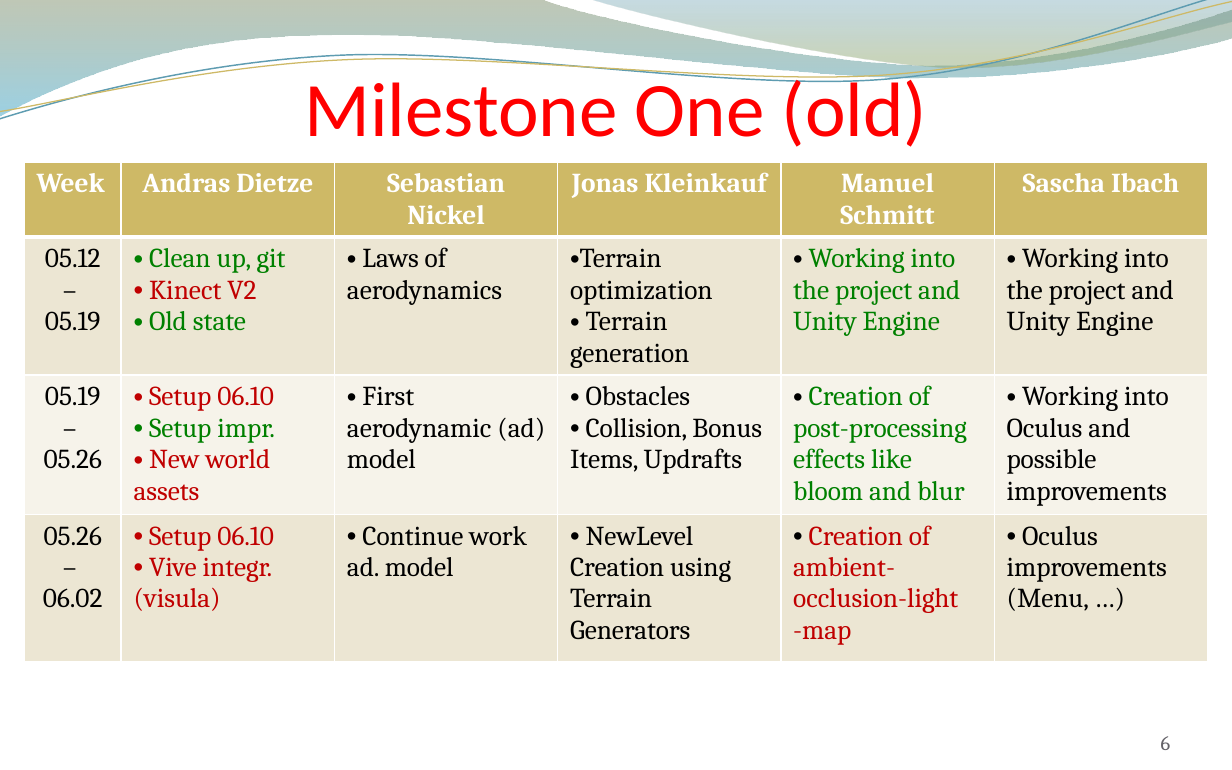
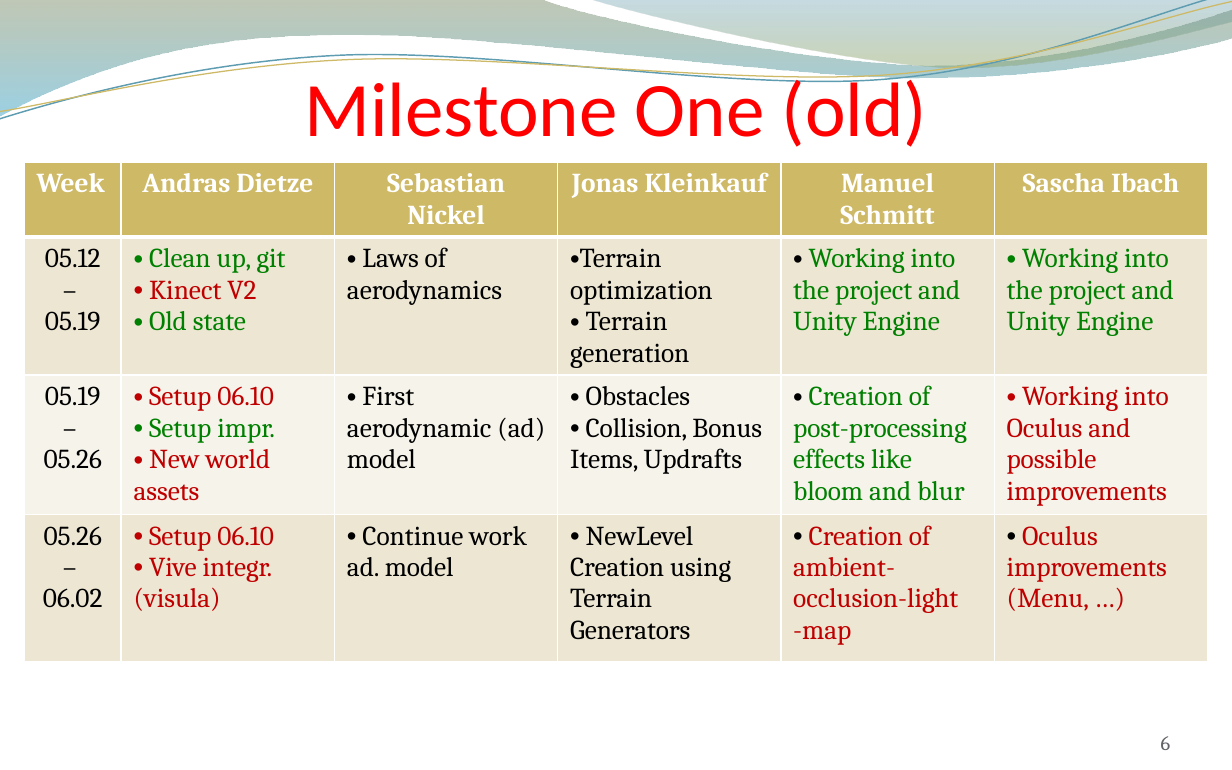
Before and after one commit to andreasdietze/Rift-WingsuitV2, a slide deck: slide 6 of Präsentationen/Zwischenpräsentation 16.06/Project proposal update 06.16 - Rift Wingsuit V2.pptx. Drawn at 1232x770 pixels with LibreOffice and Linux fonts; fonts in the diff are those of the drawing; background and template pictures are left out. Boxes give left, top, right and bottom in pixels: in the first picture for what was removed or moved away, otherwise in the second. Text is boxed around its words. In the diff, an @@ line names an element or a change of style, - is before the commit and + after.

```diff
--- a/Präsentationen/Zwischenpräsentation 16.06/Project proposal update 06.16 - Rift Wingsuit V2.pptx
+++ b/Präsentationen/Zwischenpräsentation 16.06/Project proposal update 06.16 - Rift Wingsuit V2.pptx
@@ table at (25, 161, 1207, 675) @@
@@ text colour #000000 to #008000 in "Working into the project and Unity Engine" @@
@@ text colour #000000 to #C00000 in "Working into Oculus and possible improvements", "Oculus improvements (Menu, …)" @@
```
Also in this commit, not shown: 4 other slides changed.
